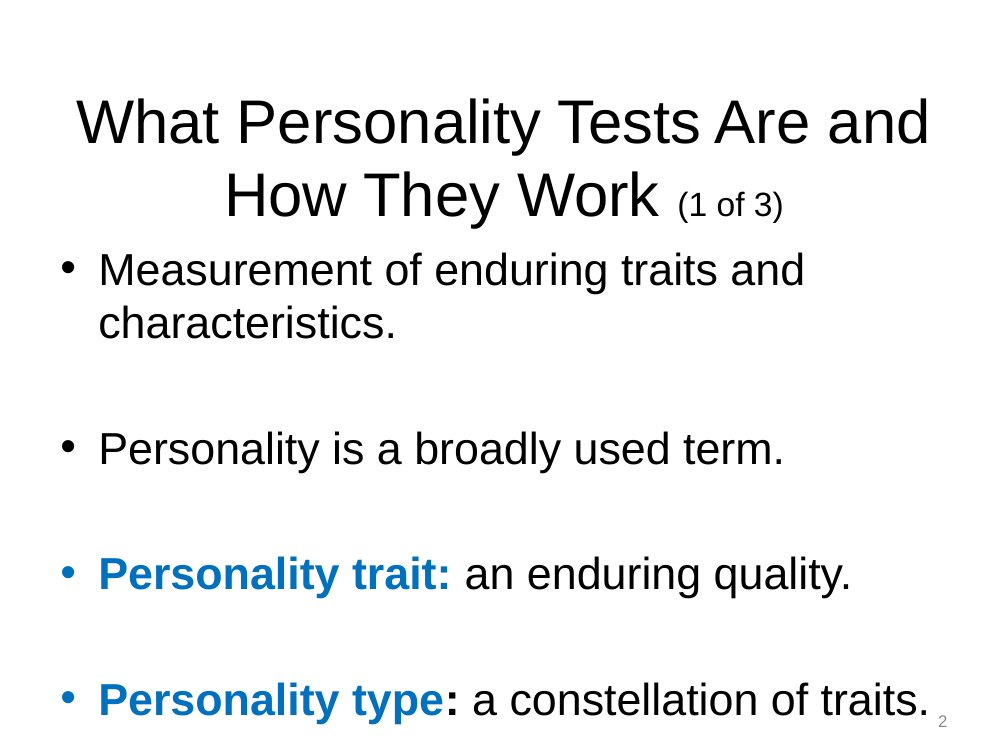
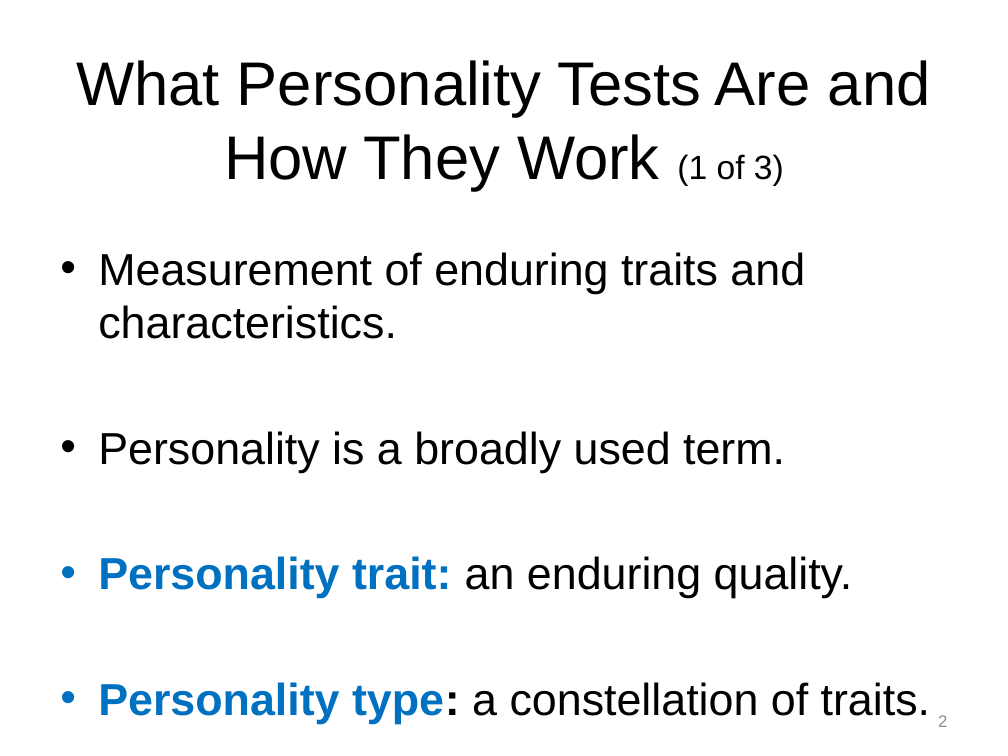
Before and after one commit to npm27/Teaching-Materials, a slide deck: slide 2 of Tests and Eval/Fall 26/Slides/10 Chapter 10.pptx. Drawn at 1008x756 pixels with LibreOffice and Linux fonts; fonts in the diff are those of the drawing. Boxes give left, top, right and bottom in pixels: in the first picture for what was removed or moved away, otherwise in the second. Text is boxed around its words. In the diff, an @@ line names an element or a change of style, - is before the commit and + after.

```diff
--- a/Tests and Eval/Fall 26/Slides/10 Chapter 10.pptx
+++ b/Tests and Eval/Fall 26/Slides/10 Chapter 10.pptx
@@ title "What Personality Tests Are and ...": place and size @@
-title "What Personality Tests Are and ..." at bbox=[76, 98, 931, 228]
+title "What Personality Tests Are and ..." at bbox=[76, 60, 931, 191]
```
Also in this commit, not shown: 5 other slides changed, 6 slides added, 2 slides removed, 1 other file.
